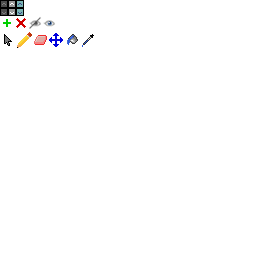
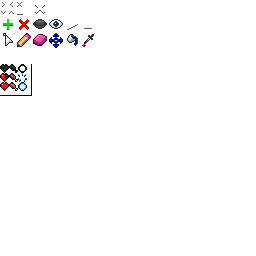
Revision of a layered 256 × 256 image; what changed, layer by layer:
removed group "spinner_btn" (3 layers) over [0, 0, 24, 16]
removed layer "hover" from group "spinner_btn" over [16, 0, 24, 16]
removed layer "normal" from group "spinner_btn" over [8, 0, 16, 16]
removed layer "disabled" from group "spinner_btn" over [0, 0, 8, 16]
painted on "stop" over [73, 24, 92, 29]
painted on "Play" over [60, 21, 78, 30]
added group "Status Icons" with 10 layers above "Drawing tools" over [0, 64, 32, 96]
added layer "border" in group "Status Icons" over [0, 64, 32, 96]
added layer "air empty" in group "Status Icons" over [18, 64, 27, 73]
added layer "air" in group "Status Icons" over [18, 82, 27, 91]
added layer "air half" in group "Status Icons" over [18, 73, 27, 82]
added layer "health full" in group "Status Icons" over [0, 82, 9, 91]
painted on "select" over [3, 33, 13, 46]
painted on "move" over [49, 33, 63, 48]
painted on "rubber" over [33, 34, 47, 46]
painted on "pencil" over [17, 32, 32, 48]
painted on "pick color" over [82, 34, 94, 47]
painted on "fill" over [67, 34, 78, 46]
added layer "checkbox_X" in group "Tree Controls" over [35, 5, 45, 14]
painted on "treeArrows" over [1, 1, 24, 14]
painted on "new_btn" over [3, 19, 13, 30]
renamed "del.png másolata" to "delete", painted on it over [16, 18, 29, 30]
renamed "visible.png másolata" to "visible", painted on it over [42, 19, 63, 29]
renamed "notvisible.png másolata" to "not visible", painted on it over [28, 17, 47, 29]
…and 7 more changes (7 added)
